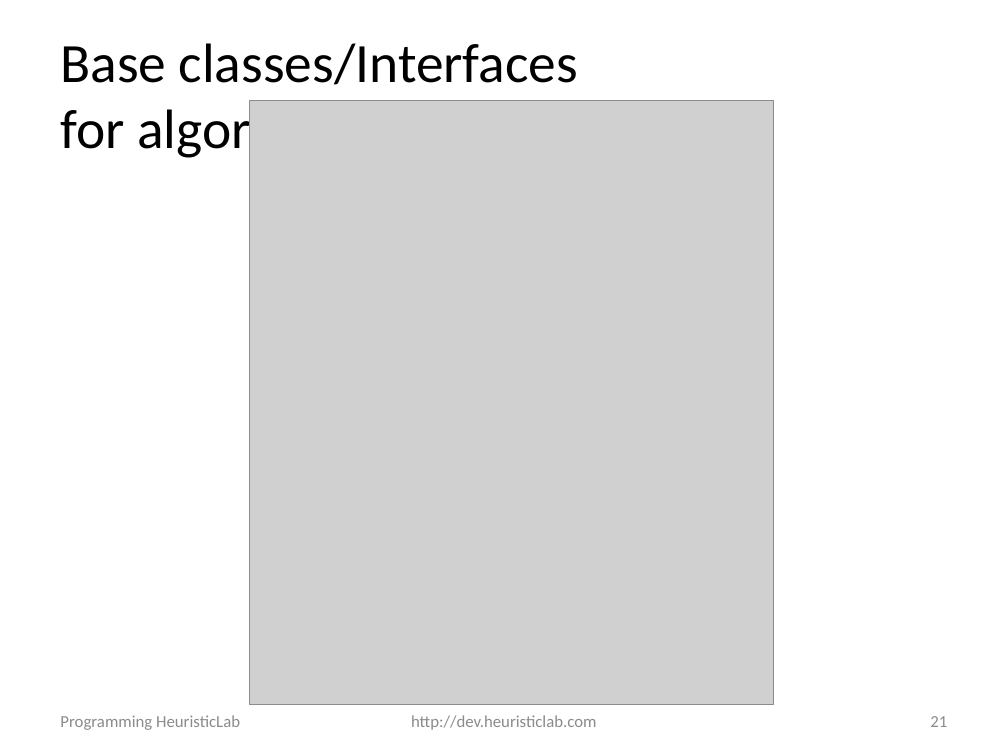
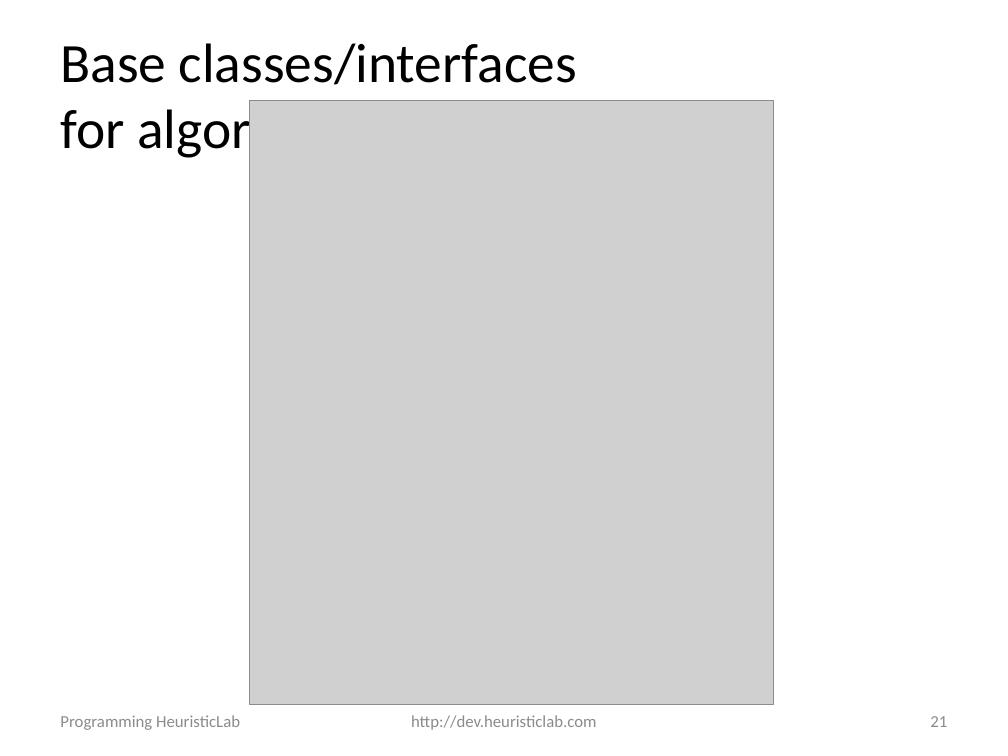
Before and after one commit to heal-research/HeuristicLab, a slide deck: slide 21 of documentation/Tutorials/Programming HeuristicLab - Algorithms and Problems.pptx. Drawn at 1008x756 pixels with LibreOffice and Linux fonts; fonts in the diff are those of the drawing; grey boxes stand for pictures; background and template pictures are left out. Boxes give left, top, right and bottom in pixels: in the first picture for what was removed or moved away, otherwise in the second. Text is boxed around its words. In the diff, an @@ line names an element or a change of style, - is before the commit and + after.

```diff
--- a/documentation/Tutorials/Programming HeuristicLab - Algorithms and Problems.pptx
+++ b/documentation/Tutorials/Programming HeuristicLab - Algorithms and Problems.pptx
@@ title at <box>60,43,577,162</box>: text changed @@
-Base classes/Interfaces
-for algorithms
+Base classes/interfaces
+for algorithms
```
Also in this commit, not shown: 4 other slides changed, 3 other files.
